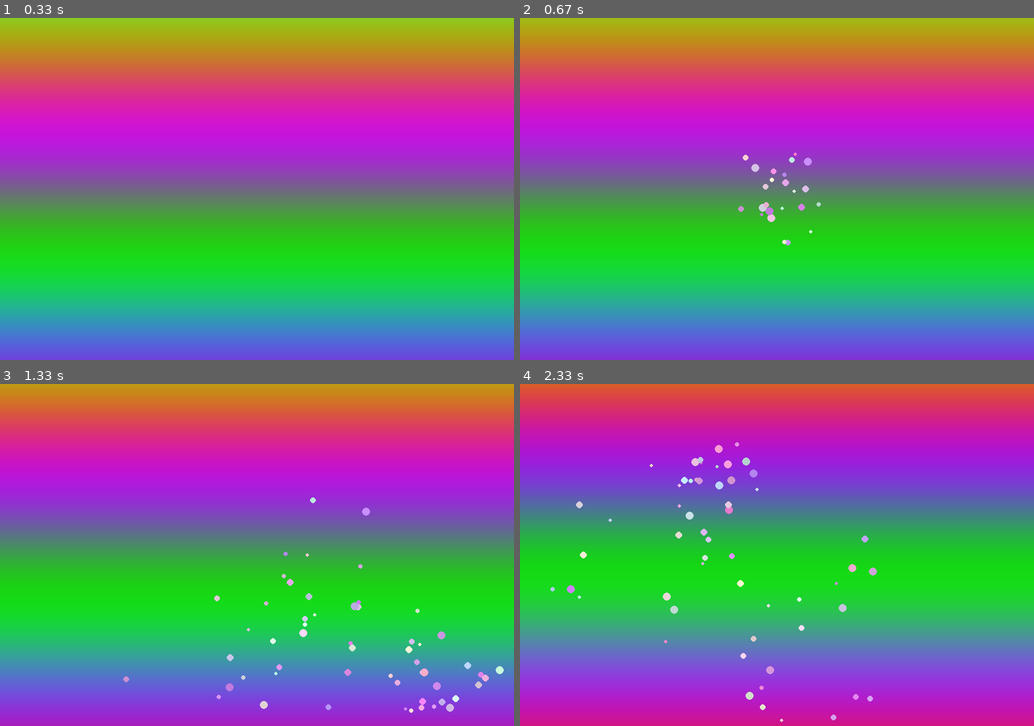
Above: before the commit, frames 1-4 (two rows, left to right).
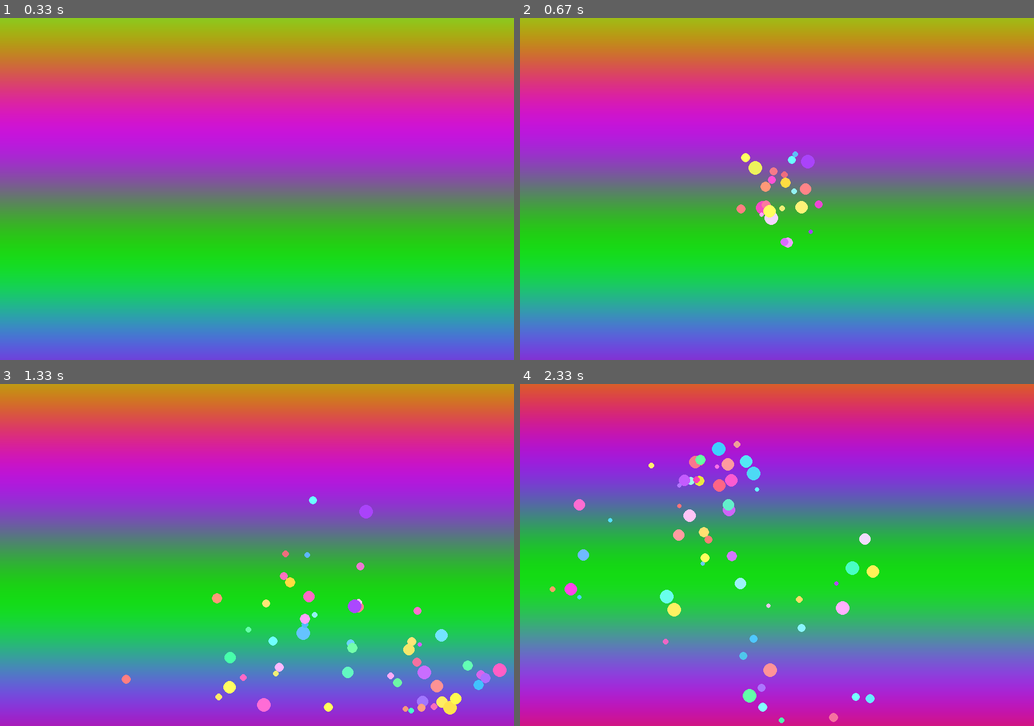
Above: after the commit, the same moments.

Repository: 20260200-htw/my-first-game
Game: pygame game, started from my-first-game.py
Two runs of this game, one before a commit and one after it. Both use one fixed random seed, a clock stepped at 60 frames per second and the inputs below.
Inputs (mouse positions are in pixels of both pictures, inside the frame that each line leads up to):
- Up to frame 1 (0.33 s): no input
- Up to frame 2 (0.67 s): click (777, 189) at 0.38 s
- Up to frame 3 (1.33 s): click (308, 630) at 0.72 s; click (447, 674) at 1.05 s
- Up to frame 4 (2.33 s): click (653, 486) at 1.38 s; click (777, 596) at 1.72 s; click (705, 483) at 2.05 s

Frame 1 is identical in both runs. In frame 2, 0.9% of the frame differs, in the area x 42-59%, y 39-68%; in frame 3, 2.1%; in frame 4, 2.3%, in the area x 5-70%, y 16-100%.

Commit message:
4rd commit

Diff:
--- a/my-first-game.py
+++ b/my-first-game.py
@@ -24,12 +24,25 @@
         self.vy = math.sin(angle) * speed
 
         self.life = random.randint(30, 80)
-        self.size = random.randint(3, 7)
+        self.size = random.randint(4, 12)
+
+        palette = [
+            (255, 80, 200),
+            (80, 200, 255),
+            (255, 240, 80),
+            (180, 80, 255),
+            (80, 255, 180),
+            (255, 120, 120),
+            (255, 180, 255),
+            (120, 255, 255)
+        ]
+
+        base = random.choice(palette)
 
         self.color = (
-            random.randint(180,255),
-            random.randint(120,255),
-            random.randint(200,255)
+            min(255, base[0] + random.randint(-20, 40)),
+            min(255, base[1] + random.randint(-20, 40)),
+            min(255, base[2] + random.randint(-20, 40))
         )
 
     def update(self):
Not shown, changed: .gitignore
